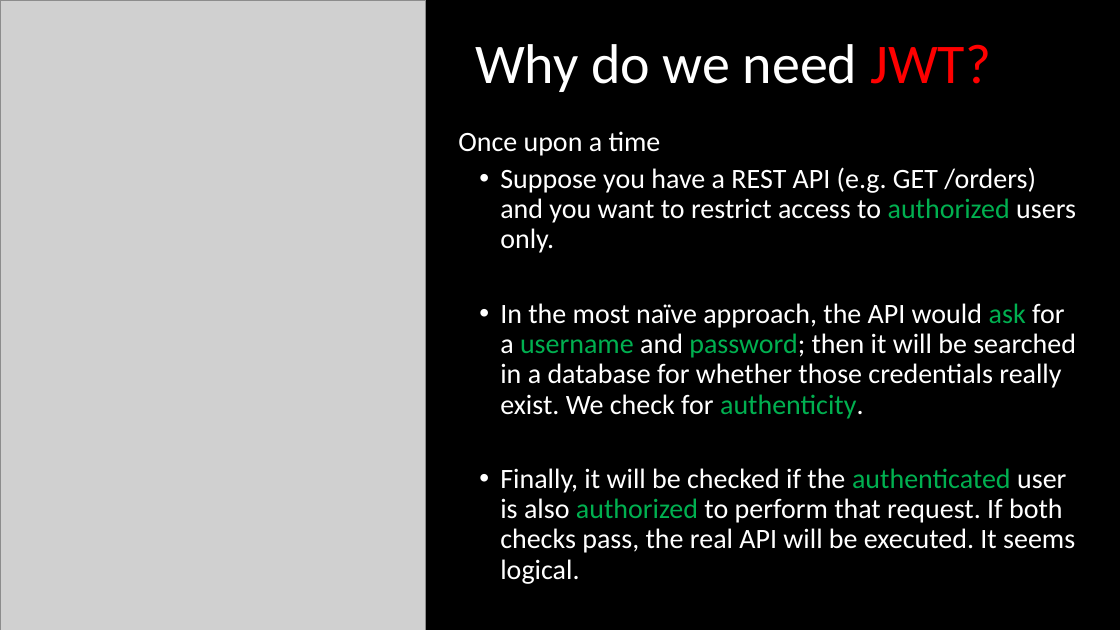
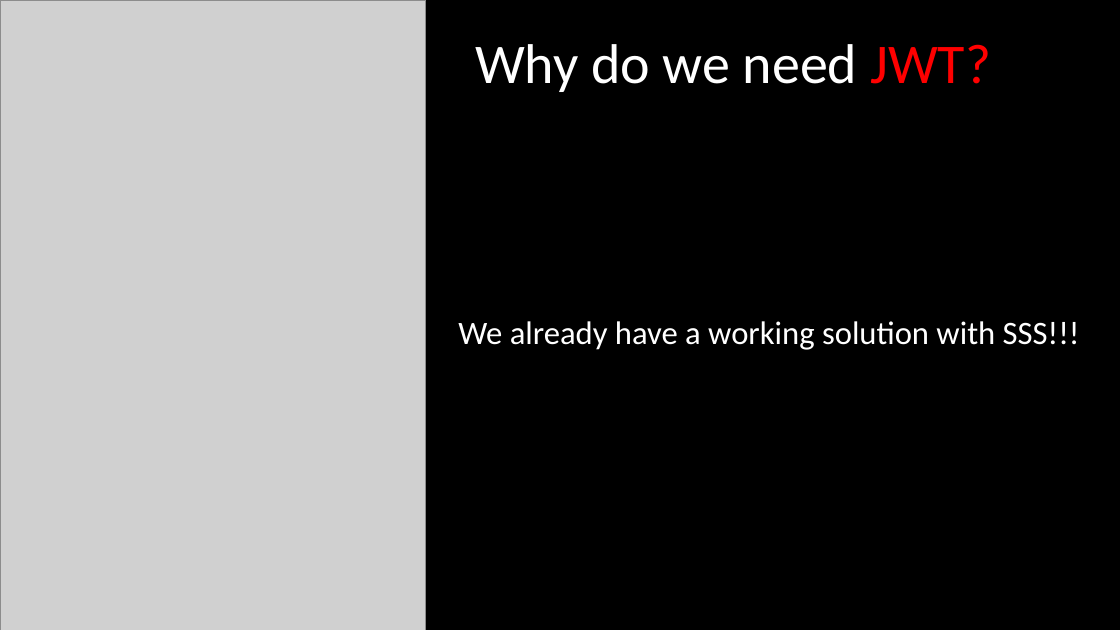
Before and after one commit to asafnaory/nestjs-course, a slide deck: slide 16 of presentations/lecture_jwt.pptx. Drawn at 1120x630 pixels with LibreOffice and Linux fonts; fonts in the diff are those of the drawing; grey boxes stand for pictures. Boxes give left, top, right and bottom in pixels: in the first picture for what was removed or moved away, otherwise in the second. Text is boxed around its words. In the diff, an @@ line names an element or a change of style, - is before the commit and + after.

```diff
--- a/presentations/lecture_jwt.pptx
+++ b/presentations/lecture_jwt.pptx
@@ text at (x1=458, y1=321, x2=1080, y2=350): text changed; size 24 to 28 pt @@
-Once upon a time
-• Suppose you have a REST API (e.g. GET /orders) and you want to restrict access to authorized users only.
-• In the most naïve approach, the API would ask for a username and password; then it will be searched in a database for whether those credentials really exist. We check for authenticity.
-• Finally, it will be checked if the authenticated user is also authorized to perform that request. If both checks pass, the real API will be executed. It seems logical.
+We already have a working solution with SSS!!!
```
Also in this commit, not shown: 4 other slides changed, 1 slide added.
